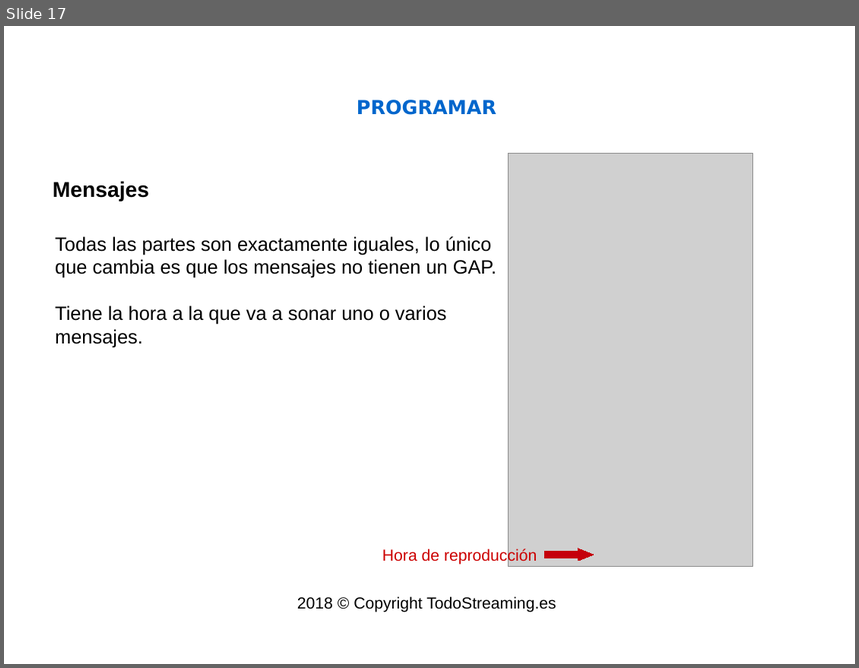
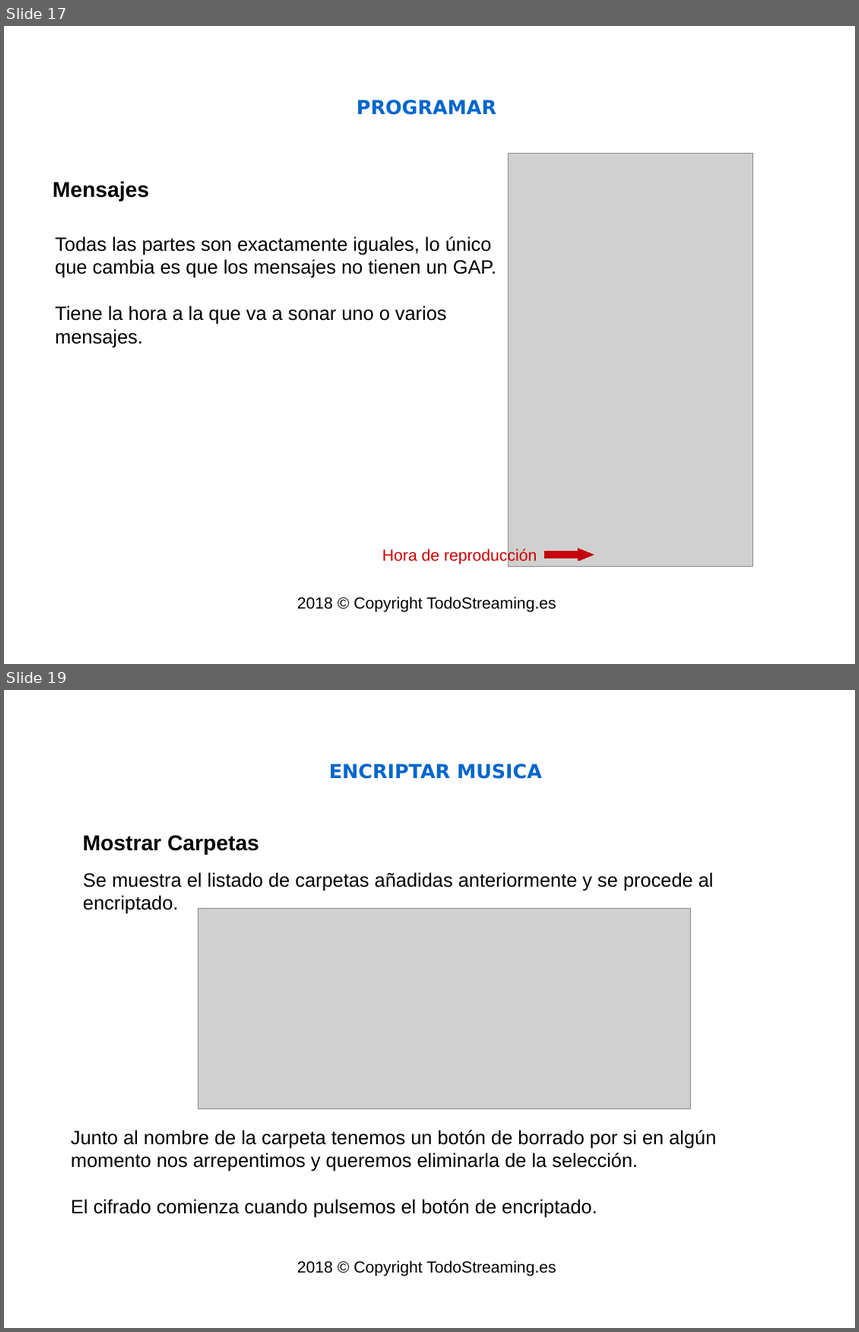
Before and after one commit to isaacml/instore, a slide deck: docs/Manual Administrador.odp. Shown one above the other, each under a label of ours: slide 17 before the commit, slides 17 and 19 after it; the slides between them are not shown. The pictures are 859x668 and 859x1332 pixels, drawn with LibreOffice and Linux fonts; fonts in the diff are those of the drawing; grey boxes stand for pictures; background and template pictures are left out. Boxes give left, top, right and bottom in pixels: in the first picture for what was removed or moved away, otherwise in the second. Text is boxed around its words. In the diff, an @@ line names an element or a change of style, - is before the commit and + after.

```diff
--- a/docs/Manual Administrador.odp
+++ b/docs/Manual Administrador.odp
@@ slide 19 added at box(4, 690, 855, 1328), background picture (left out) @@
@@ title added at box(329, 764, 542, 779), 18 pt, text #0066CC, bold @@
+ENCRIPTAR MUSICA
@@ text added at box(83, 835, 259, 855), 20 pt, text #000000, bold @@
+Mostrar Carpetas
@@ text added at box(83, 872, 714, 914), 18 pt, text #000000 @@
+Se muestra el listado de carpetas añadidas anteriormente y se procede al encriptado.
@@ picture added at box(199, 909, 692, 1110) @@
@@ text added at box(71, 1130, 716, 1218), 18 pt, text #000000 @@
+Junto al nombre de la carpeta tenemos un botón de borrado por si en algún momento nos arrepentimos y queremos eliminarla de la selección.
+El cifrado comienza cuando pulsemos el botón de encriptado.
@@ text added at box(297, 1261, 556, 1277), 15 pt, text #000000 @@
+2018 © Copyright TodoStreaming.es
```
Also in this commit, not shown: 3 slides changed, 2 other slides added, 1 slide removed, 11 other files.
